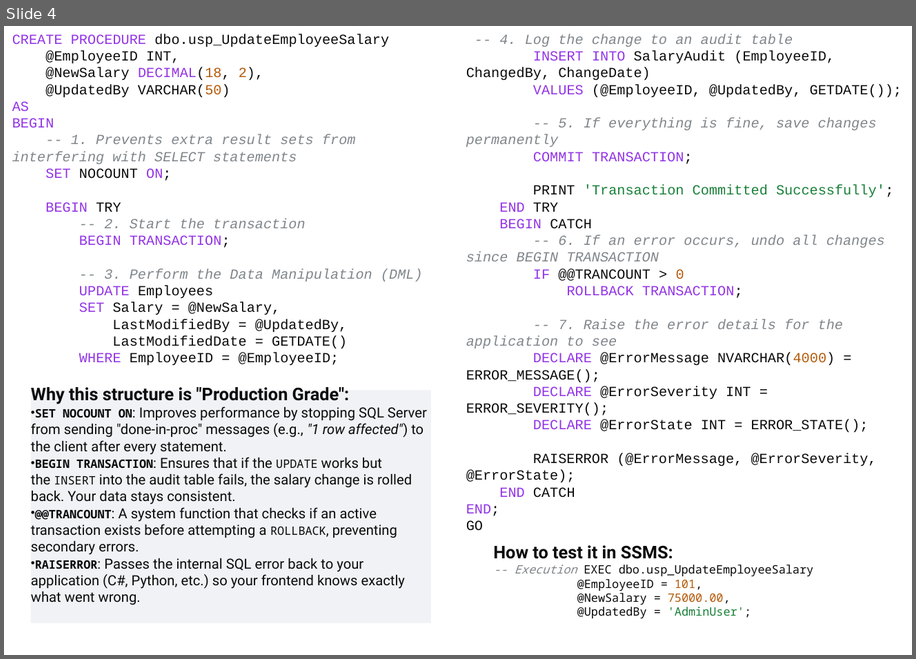
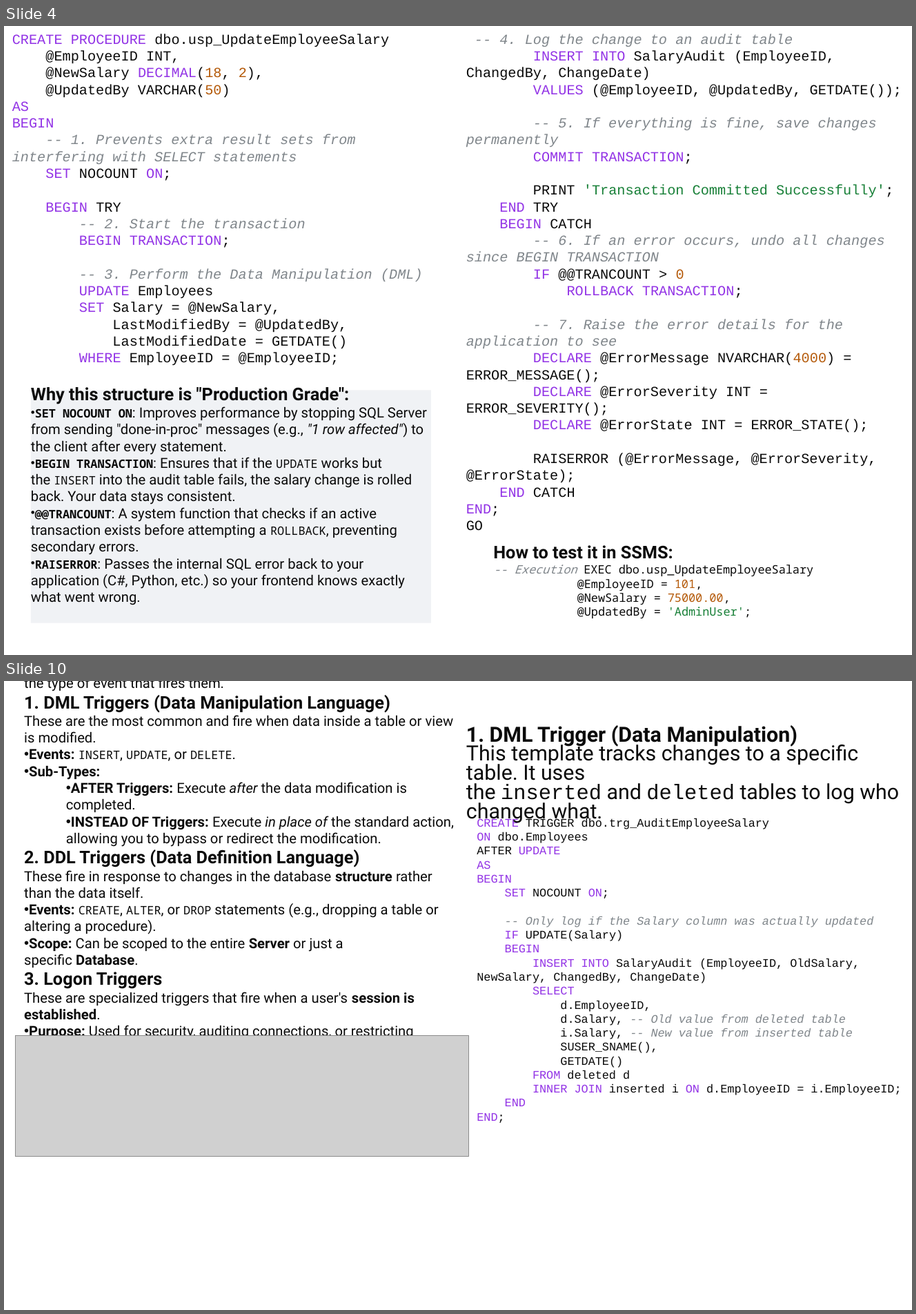
Before and after one commit to umalavanya/FullStackDevelopement_JavaSpring_SQL_ReactProjects, a slide deck: UmaTeachingMaterial/SQL/SQL-Uma-self-Notes.pptx. Shown one above the other, each under a label of ours: slide 4 before the commit, slides 4 and 10 after it; the slides between them are not shown. The pictures are 916x659 and 916x1314 pixels, drawn with LibreOffice and Linux fonts; fonts in the diff are those of the drawing; grey boxes stand for pictures. Boxes give left, top, right and bottom in pixels: in the first picture for what was removed or moved away, otherwise in the second. Text is boxed around its words. In the diff, an @@ line names an element or a change of style, - is before the commit and + after.

```diff
--- a/UmaTeachingMaterial/SQL/SQL-Uma-self-Notes.pptx
+++ b/UmaTeachingMaterial/SQL/SQL-Uma-self-Notes.pptx
@@ slide 10 added at (4, 681, 912, 1310), background #FFFFFF @@
@@ text added at (24, 681, 454, 1036), 12 pt, text #0A0A0A @@
+In MSSQL, triggers are classified into three main categories based on the type of event that fires them.
+1. DML Triggers (Data Manipulation Language)
+These are the most common and fire when data inside a table or view is modified.
+• Events: INSERT, UPDATE, or DELETE.
+• Sub-Types:
+  • AFTER Triggers: Execute after the data modification is completed.
+  • INSTEAD OF Triggers: Execute in place of the standard action, allowing you to bypass or redirect the modification.
+2. DDL Triggers (Data Definition Language)
+These fire in response to changes in the database structure rather than the data itself.
+• Events: CREATE, ALTER, or DROP statements (e.g., dropping a table or altering a procedure).
+• Scope: Can be scoped to the entire Server or just a specific Database.
+3. Logon Triggers
+These are specialized triggers that fire when a user's session is established.
+• Purpose: Used for security, auditing connections, or restricting access based on the number of concurrent users or time of day
@@ text added at (466, 725, 899, 824), 18 pt, text #0A0A0A @@
+1. DML Trigger (Data Manipulation)
+This template tracks changes to a specific table. It uses the inserted and deleted tables to log who changed what.
@@ text added at (477, 818, 901, 1123), 10 pt, text #0A0A0A @@
+CREATE TRIGGER dbo.trg_AuditEmployeeSalary
+ON dbo.Employees
+AFTER UPDATE
+AS
+BEGIN
+SET NOCOUNT ON;
+-- Only log if the Salary column was actually updated
+IF UPDATE(Salary)
+BEGIN
+INSERT INTO SalaryAudit (EmployeeID, OldSalary, NewSalary, ChangedBy, ChangeDate)
+SELECT
+d.EmployeeID,
+d.Salary, -- Old value from deleted table
+i.Salary, -- New value from inserted table
+SUSER_SNAME(),
+GETDATE()
+FROM deleted d
+INNER JOIN inserted i ON d.EmployeeID = i.EmployeeID;
+END
+END;
@@ picture added at (15, 1036, 468, 1156) @@
```
Also in this commit, not shown: 7 other slides added, 8 slides removed.
